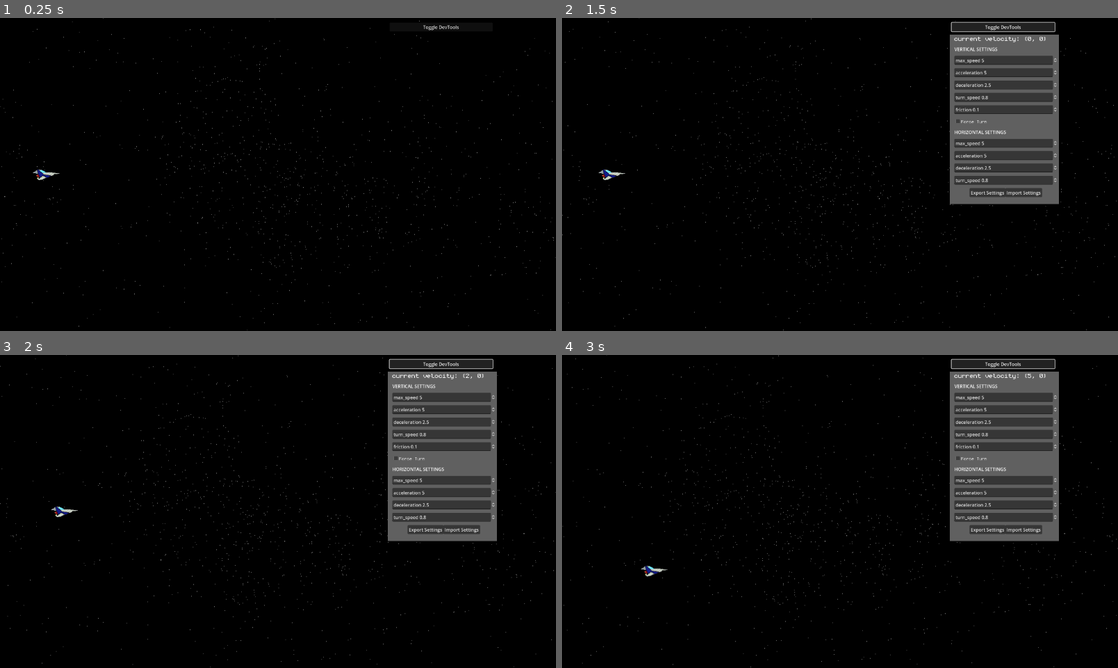
Above: before the commit, frames 1-4 (two rows, left to right).
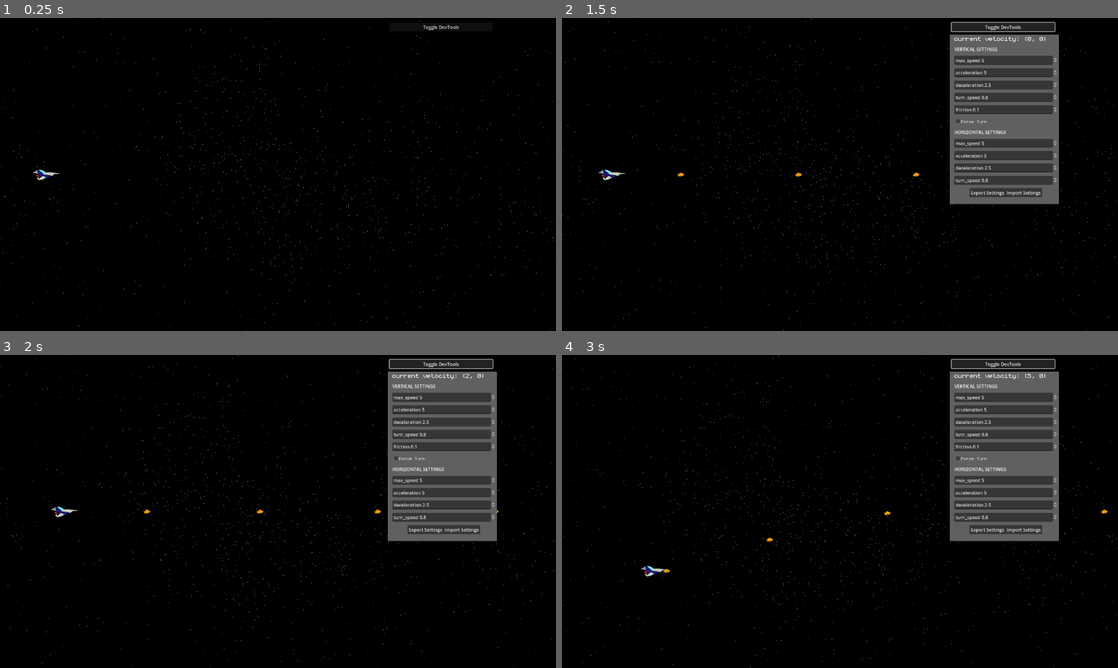
Above: after the commit, the same moments.

Repository: ZacharyDangelo/schmup
Game: Godot game, scene res://scenes/first_scene.tscn
The game is run twice, just before and just after one commit, with the same random seed, the same clock (stepped at 60 frames per second) and the same inputs.
Inputs:
- Up to frame 1 (0.25 s): no input
- Up to frame 2 (1.5 s): click "Toggle DevTools" at 0.5 s; hold Right (move_right) from 1.28 s (still down)
- Up to frame 3 (2 s): keep holding Right (move_right)
- Up to frame 4 (3 s): release Right (move_right) at 2.03 s; hold Down (move_down) 2.03-2.78 s; hold Right (move_right) from 2.78 s (still down)

Frame 1 is identical in both runs. In frame 2, less than 0.1% of the frame differs, in the area x 20-65%, y 49-51%; in frame 3, less than 0.1%; in frame 4, less than 0.1%, in the area x 18-99%, y 49-70%.

Commit message:
add basic shooting

Diff:
--- a/scenes/first_scene.tscn
+++ b/scenes/first_scene.tscn
@@ -90,3 +90,6 @@
 offset = Vector2(380, 0)
 scale = Vector2(0.66, 0.66)
 transform = Transform2D(0.66, 0, 0, 0.66, 380, 0)
+
+[node name="ProjectileContainer" type="Node2D" parent="."]
+unique_name_in_owner = true
--- a/scenes/player.tscn
+++ b/scenes/player.tscn
@@ -1,7 +1,9 @@
-[gd_scene load_steps=3 format=3 uid="uid://c7hgmmou0ia8o"]
+[gd_scene load_steps=5 format=3 uid="uid://c7hgmmou0ia8o"]
 
 [ext_resource type="Script" path="res://scripts/player/player.gd" id="1_4vd5h"]
 [ext_resource type="Texture2D" uid="uid://cv1bja2088xja" path="res://sprites/Arwing.png" id="2_p5reh"]
+[ext_resource type="Script" path="res://scripts/player/weapon.gd" id="3_6qpjo"]
+[ext_resource type="PackedScene" uid="uid://qd4i4sjjsbsm" path="res://scenes/projectile.tscn" id="4_syuc0"]
 
 [node name="Player" type="Node2D" node_paths=PackedStringArray("sprite")]
 script = ExtResource("1_4vd5h")
@@ -14,3 +16,11 @@
 texture = ExtResource("2_p5reh")
 region_enabled = true
 region_rect = Rect2(0, 0, 64, 32)
+
+[node name="Weapon" type="Node2D" parent="."]
+script = ExtResource("3_6qpjo")
+fire_delay = 0.4
+projectile = ExtResource("4_syuc0")
+
+[node name="FirePoint" type="Node2D" parent="Weapon"]
+position = Vector2(12, 2)
--- /dev/null
+++ b/scenes/projectile.tscn
@@ -0,0 +1,13 @@
+[gd_scene load_steps=3 format=3 uid="uid://qd4i4sjjsbsm"]
+
+[ext_resource type="Script" path="res://scripts/weapons/projectile.gd" id="1_284jt"]
+[ext_resource type="Texture2D" uid="uid://drgce5lu5oi1f" path="res://sprites/fish.png" id="2_ca58g"]
+
+[node name="Projectile" type="Node2D"]
+scale = Vector2(0.5, 0.5)
+script = ExtResource("1_284jt")
+speed = 75.0
+speed_mod = 10.0
+
+[node name="Sprite" type="Sprite2D" parent="."]
+texture = ExtResource("2_ca58g")
--- /dev/null
+++ b/scripts/player/weapon.gd
@@ -0,0 +1,18 @@
+extends Node2D
+
+@export var fire_delay: float
+@export var projectile: PackedScene
+
+var current_fire_timer = 0
+var projectile_container
+
+func _process(delta):
+	current_fire_timer += delta
+	if(current_fire_timer >= fire_delay):
+		fire()
+
+func fire():
+	var proj = projectile.instantiate()
+	proj.position = global_position
+	get_tree().current_scene.add_child(proj)
+	current_fire_timer = 0
--- /dev/null
+++ b/scripts/weapons/projectile.gd
@@ -0,0 +1,8 @@
+extends Node2D
+
+@export var speed: float
+@export var speed_mod: float
+
+
+func _process(delta):
+	position += Vector2(speed * speed_mod * delta,0)
Binary file added: sprites/fish.png
Not shown, added: sprites/fish.png.import
